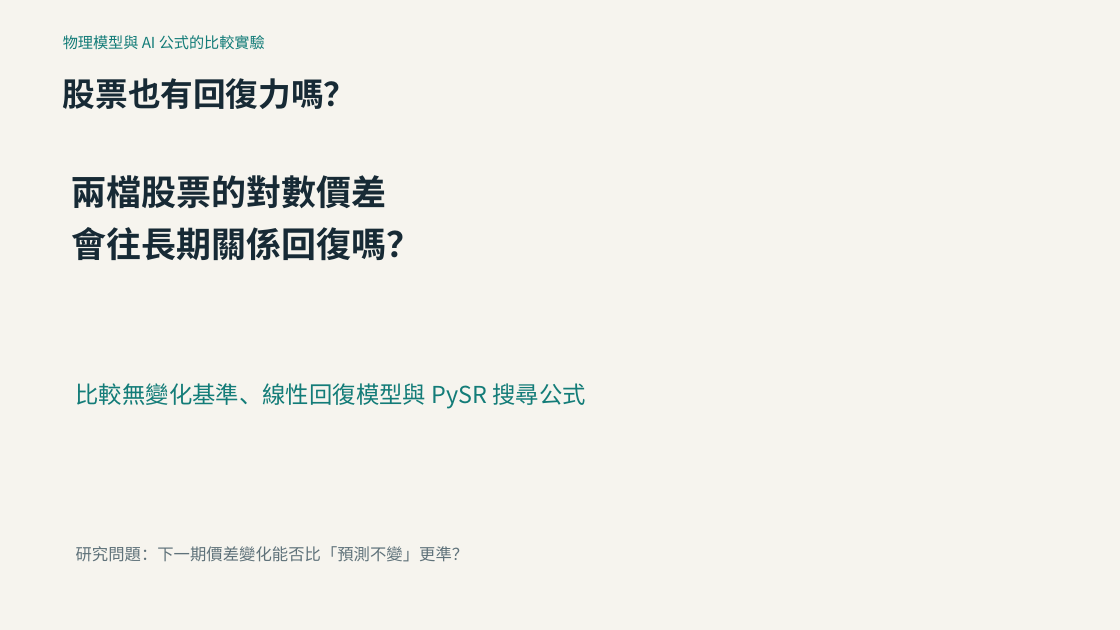
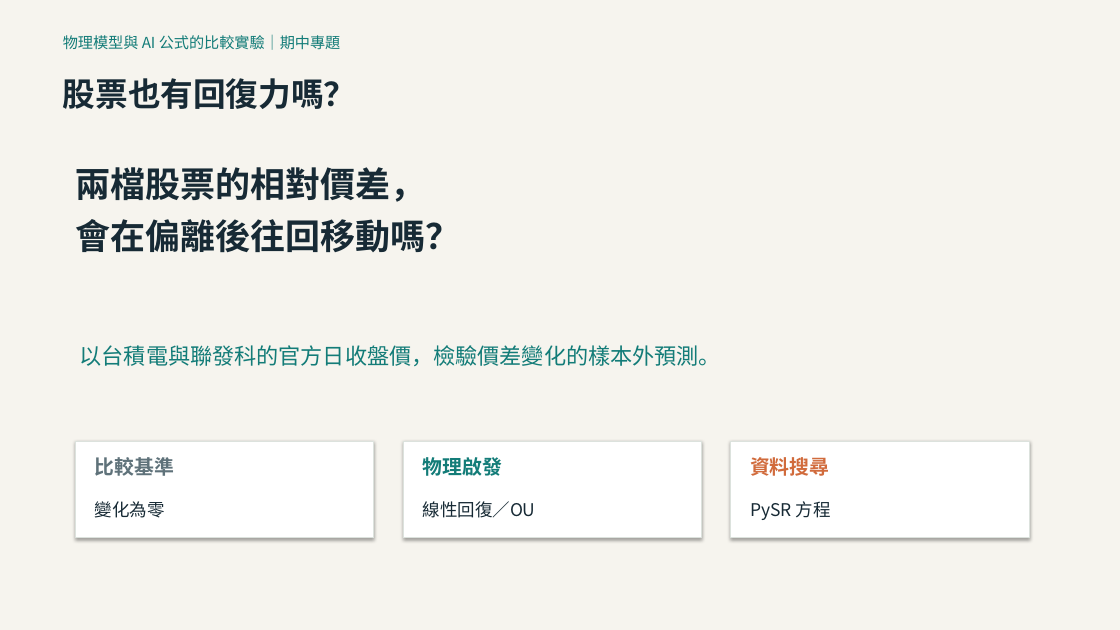
Before and after one commit to yinglinlin010/market-physics-lab, a slide deck: slide 1 of slides/midterm_90s.pptx. Drawn at 1120x630 pixels with LibreOffice and Linux fonts; fonts in the diff are those of the drawing. Boxes give left, top, right and bottom in pixels: in the first picture for what was removed or moved away, otherwise in the second. Text is boxed around its words. In the diff, an @@ line names an element or a change of style, - is before the commit and + after.

```diff
--- a/slides/midterm_90s.pptx
+++ b/slides/midterm_90s.pptx
@@ text at bbox=[63, 35, 341, 50]: text changed @@
-物理模型與 AI 公式的比較實驗
+物理模型與 AI 公式的比較實驗｜期中專題
@@ text at bbox=[76, 167, 461, 253]: text changed @@
-兩檔股票的對數價差
-會往長期關係回復嗎？
+兩檔股票的相對價差，
+會在偏離後往回移動嗎？
@@ text at bbox=[80, 345, 721, 366]: text changed; size 20 to 19 pt @@
-比較無變化基準、線性回復模型與 PySR 搜尋公式
+以台積電與聯發科的官方日收盤價，檢驗價差變化的樣本外預測。
@@ rectangle added at bbox=[76, 441, 374, 538], fill #FFFFFF, outline #DCE2DD 0.75 pt @@
@@ rectangle added at bbox=[403, 441, 702, 538], fill #FFFFFF, outline #DCE2DD 0.75 pt @@
@@ rectangle added at bbox=[731, 441, 1029, 538], fill #FFFFFF, outline #DCE2DD 0.75 pt @@
@@ text added at bbox=[95, 457, 174, 476], 17 pt, text #5F727A, bold @@
+比較基準
@@ text added at bbox=[423, 457, 502, 476], 17 pt, text #137C78, bold @@
+物理啟發
@@ text added at bbox=[750, 457, 829, 476], 17 pt, text #D16B3C, bold @@
+資料搜尋
@@ text added at bbox=[95, 501, 165, 518], 15 pt, text #172A35 @@
+變化為零
@@ text added at bbox=[423, 501, 536, 518], 15 pt, text #172A35 @@
+線性回復／OU
@@ text added at bbox=[750, 501, 831, 520], 15 pt, text #172A35 @@
+PySR 方程
@@ text removed at bbox=[76, 546, 469, 562] @@
-研究問題：下一期價差變化能否比「預測不變」更準？
```
Also in this commit, not shown: 1 other slide changed, 4 slides added, 2 slides removed, 10 other files.
